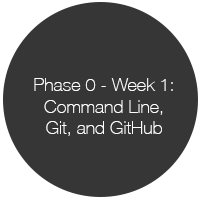
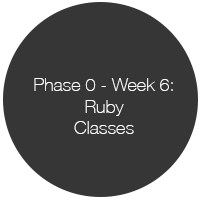
Two versions of the same layered image (200 × 200). Layer-by-layer changes:
renamed "Phase 0 - Week 1: Command Line, Git, and GitHub" to "Phase 0 - Week 6: Ruby Classes", painted on it over [left=44, top=79, right=169, bottom=136]
